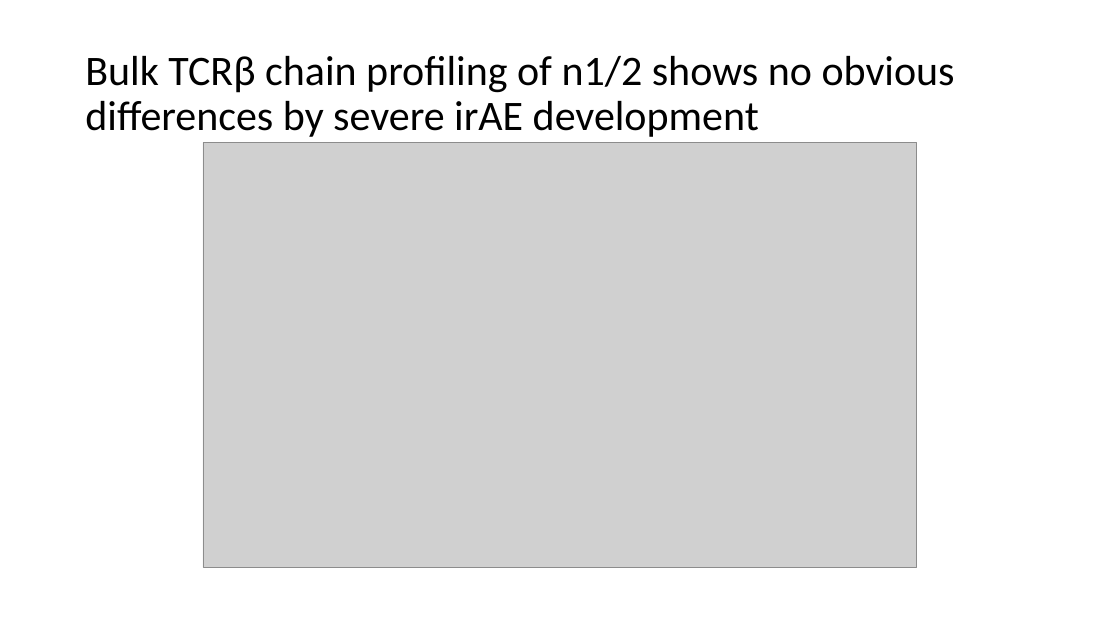
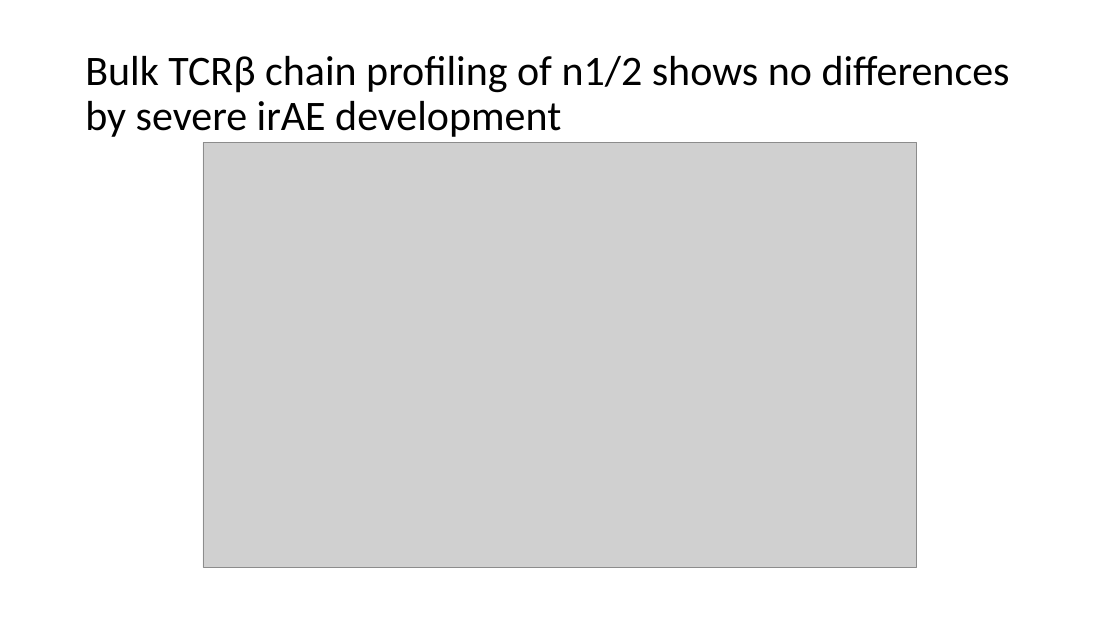
Before and after one commit to tybottorff/bottorffdocs, a slide deck: slide 11 of linsley_postdoc/presentations/weekly_meetings/10_12_23.pptx. Drawn at 1120x630 pixels with LibreOffice and Linux fonts; fonts in the diff are those of the drawing; grey boxes stand for pictures. Boxes give left, top, right and bottom in pixels: in the first picture for what was removed or moved away, otherwise in the second. Text is boxed around its words. In the diff, an @@ line names an element or a change of style, - is before the commit and + after.

```diff
--- a/linsley_postdoc/presentations/weekly_meetings/10_12_23.pptx
+++ b/linsley_postdoc/presentations/weekly_meetings/10_12_23.pptx
@@ title at (x1=85, y1=56, x2=1010, y2=137): text changed @@
-Bulk TCRβ chain profiling of n1/2 shows no obvious differences by severe irAE development
+Bulk TCRβ chain profiling of n1/2 shows no differences by severe irAE development
```
Also in this commit, not shown: 6 other slides changed, 1 slide added.
